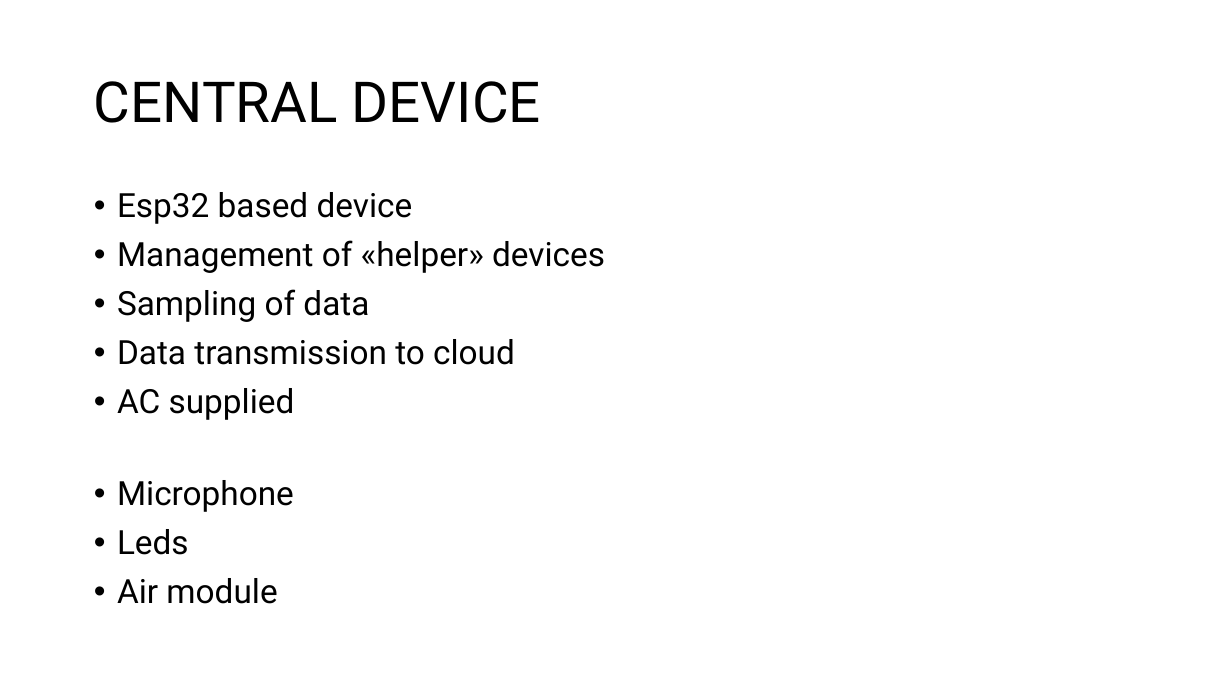
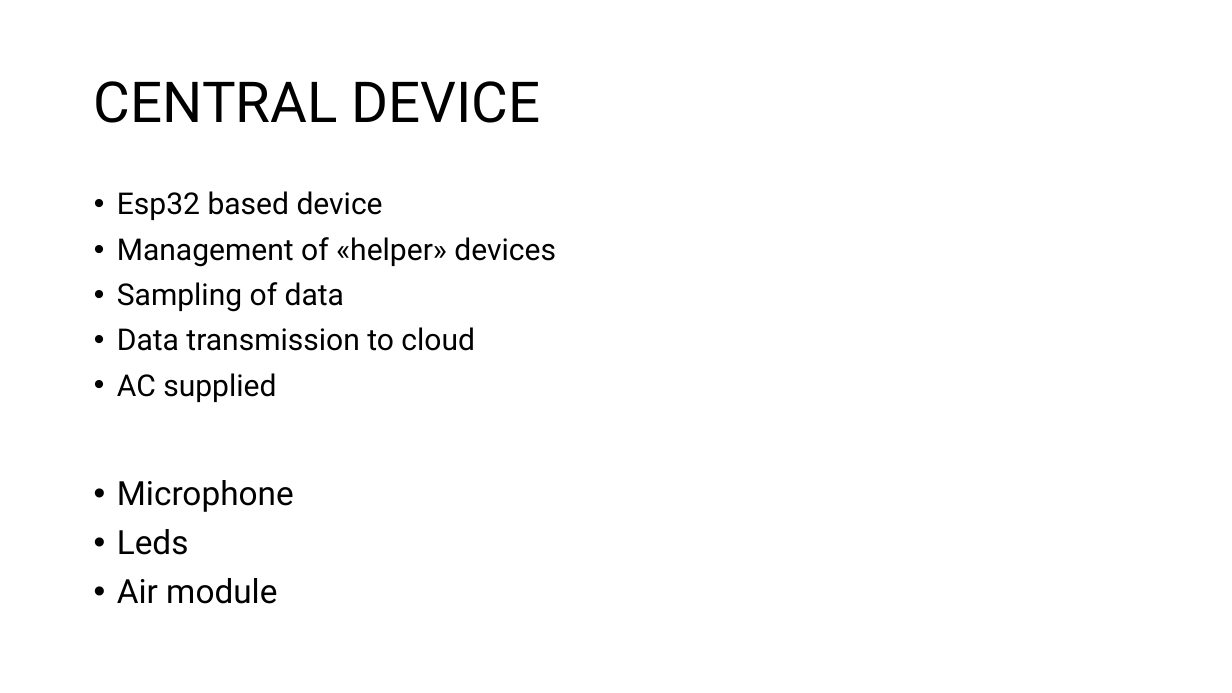
Before and after one commit to LorenzoPecorari/iot_project, a slide deck: slide 3 of iot_pres.pptx. Drawn at 1232x693 pixels with LibreOffice and Linux fonts; fonts in the diff are those of the drawing. Boxes give left, top, right and bottom in pixels: in the first picture for what was removed or moved away, otherwise in the second. Text is boxed around its words. In the diff, an @@ line names an element or a change of style, - is before the commit and + after.

```diff
--- a/iot_pres.pptx
+++ b/iot_pres.pptx
@@ text "Esp32 based device" at box(117, 191, 556, 402): size 26 to 23.4 pt @@
```
Also in this commit, not shown: 4 other slides changed, 46 other files.
